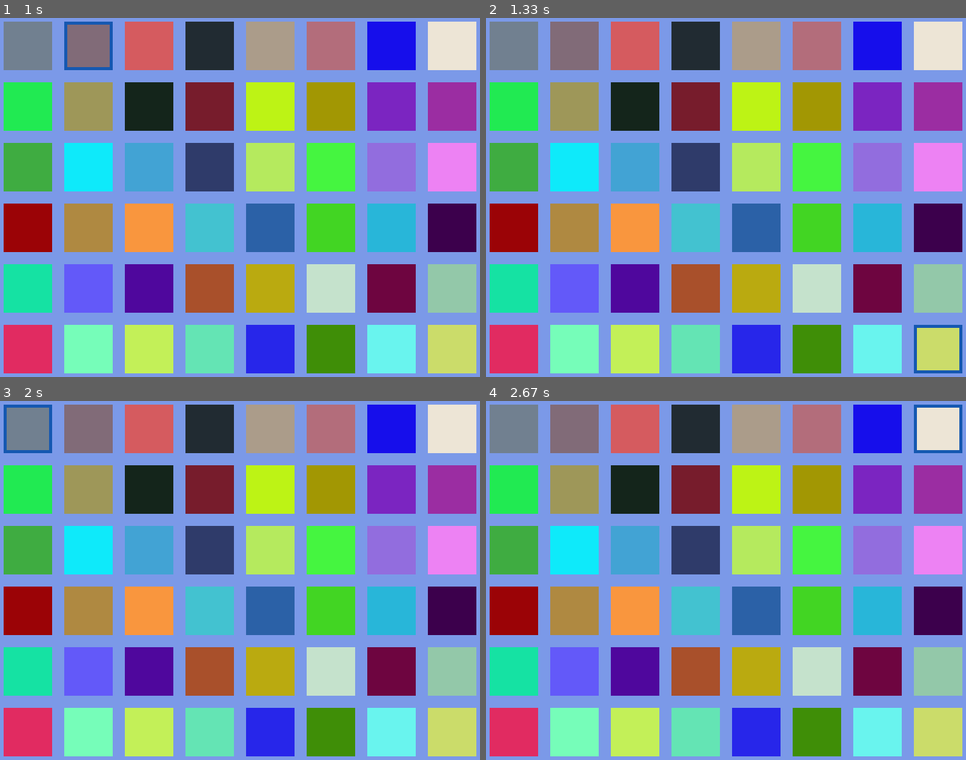
Above: before the commit, frames 1-4 (two rows, left to right).
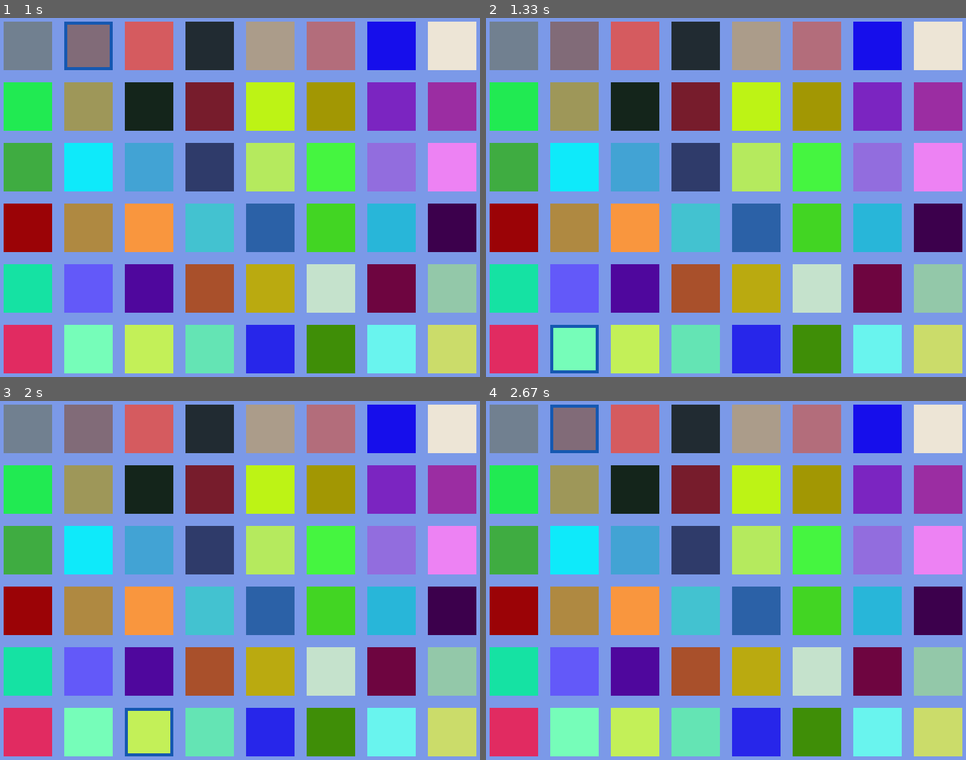
Above: after the commit, the same moments.

Repository: andarms/pygame-fun-experiments
Game: pygame game, started from random_color_changer.py
The game is run twice, just before and just after one commit, with the same random seed, the same clock (stepped at 60 frames per second) and the same inputs. The source is Python 2; it was converted automatically to run under Python 3.
Inputs:
- Up to frame 1 (1 s): hold Right 0.33-0.8 s; hold Up from 0.83 s (still down)
- Up to frame 2 (1.33 s): release Up at 1.13 s; hold Right from 1.17 s (still down)
- Up to frame 3 (2 s): release Right at 1.63 s; hold Left from 1.67 s (still down)
- Up to frame 4 (2.67 s): release Left at 2.2 s; hold Down 2.23-2.53 s; hold Left from 2.57 s (still down)

Frame 1 is identical in both runs. In frame 2, 0.6% of the frame differs, in the area x 13-100%, y 85-99%; in frame 3, 0.6%; in frame 4, 0.6%.

Commit message:
fixed some bugs

Diff:
--- a/random_color_changer.py
+++ b/random_color_changer.py
@@ -32,7 +32,6 @@
     def __init__(self):
         pygame.init()
         self.screen = pygame.display.set_mode(SCREEN_SIZE)
-        pygame.display.set_caption('Press enter to change the background color')
         self.clock = pygame.time.Clock()
         self.fps = 60
         self.keys = pygame.key.get_pressed()
@@ -114,8 +113,8 @@
                     old_index = self.current_index
                     self.current_index -= self.options_x_row
                     if self.current_index < 0:
-                        aux = self.max_options + (self.max_options/self.options_x_row)
-                        self.current_index = aux + self.current_index
+                        aux = self.options_x_row * ((self.max_options / self.options_x_row) + 1)
+                        self.current_index += aux
                         if self.current_index >= self.max_options:
                             self.current_index -= self.options_x_row
 
@@ -139,6 +138,9 @@
             self.event_loop()
             self.update()
 
+            caption = "{} - FPS: {:.2f}".format('press enter to change color', self.clock.get_fps())
+            pygame.display.set_caption(caption)
+
             pygame.display.update()
             self.clock.tick(self.fps)
 
--- a/thread_test.py
+++ b/thread_test.py
@@ -38,7 +38,7 @@
         if c.done:
             bg_color = (123, 234, 231)
 
-        caption = "{} - FPS: {:.2f}".format('CAPTION',clock.get_fps())
+        caption = "{} - FPS: {:.2f}".format('Threds test',clock.get_fps())
         pygame.display.set_caption(caption)
         pygame.display.flip()
         clock.tick(60)
Not shown, changed: cool_menu/scene.pyc
